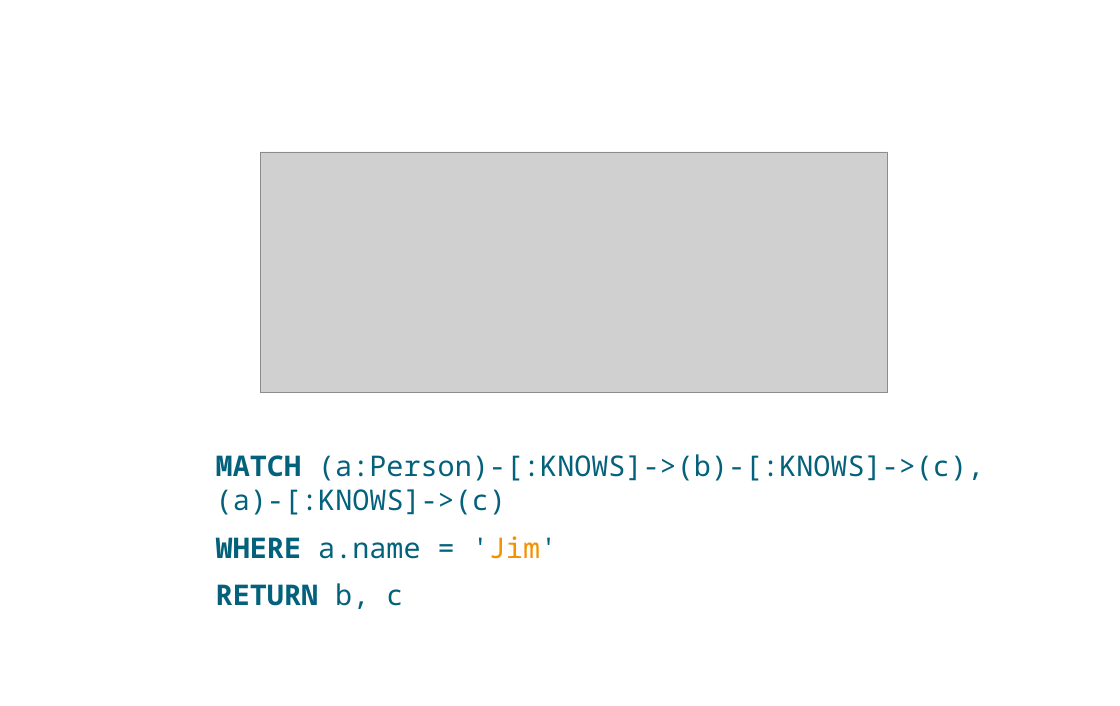
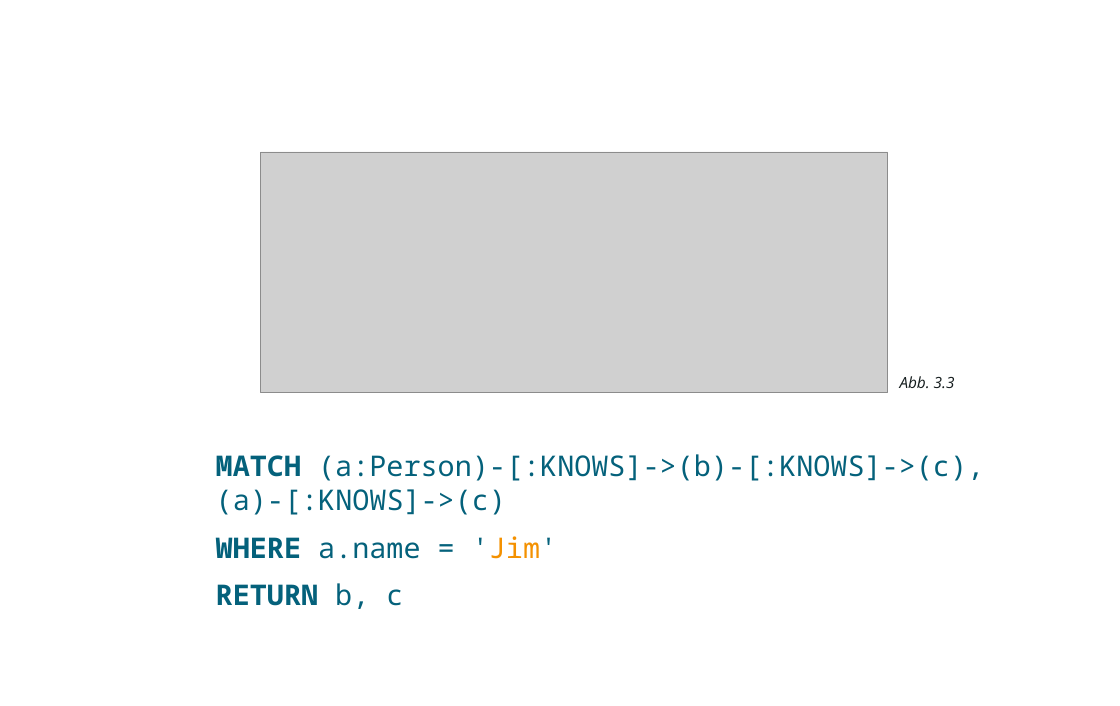
Before and after one commit to blublab/ais, a slide deck: slide 23 of praesi.odp. Drawn at 1120x706 pixels with LibreOffice and Linux fonts; fonts in the diff are those of the drawing; grey boxes stand for pictures; background and template pictures are left out. Boxes give left, top, right and bottom in pixels: in the first picture for what was removed or moved away, otherwise in the second. Text is boxed around its words. In the diff, an @@ line names an element or a change of style, - is before the commit and + after.

```diff
--- a/praesi.odp
+++ b/praesi.odp
@@ text added at bbox=[900, 376, 955, 388], 13 pt, text #151D1E, italic @@
+Abb. 3.3
```
Also in this commit, not shown: 14 other slides changed, 1 slide added, 4 other files.
